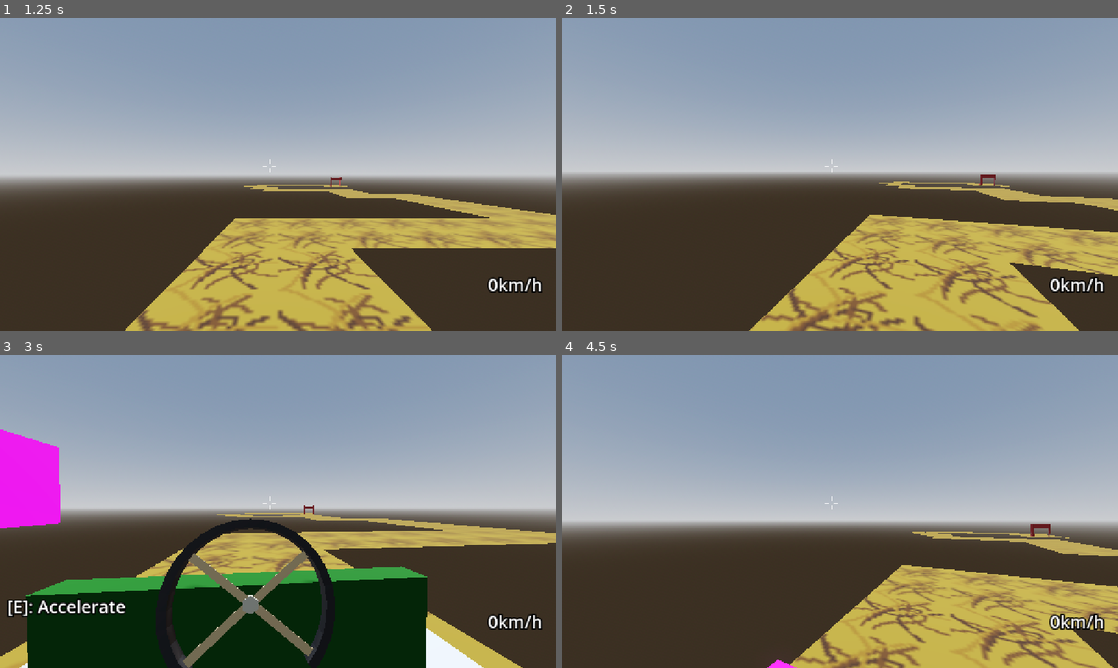
Above: before the commit, frames 1-4 (two rows, left to right).
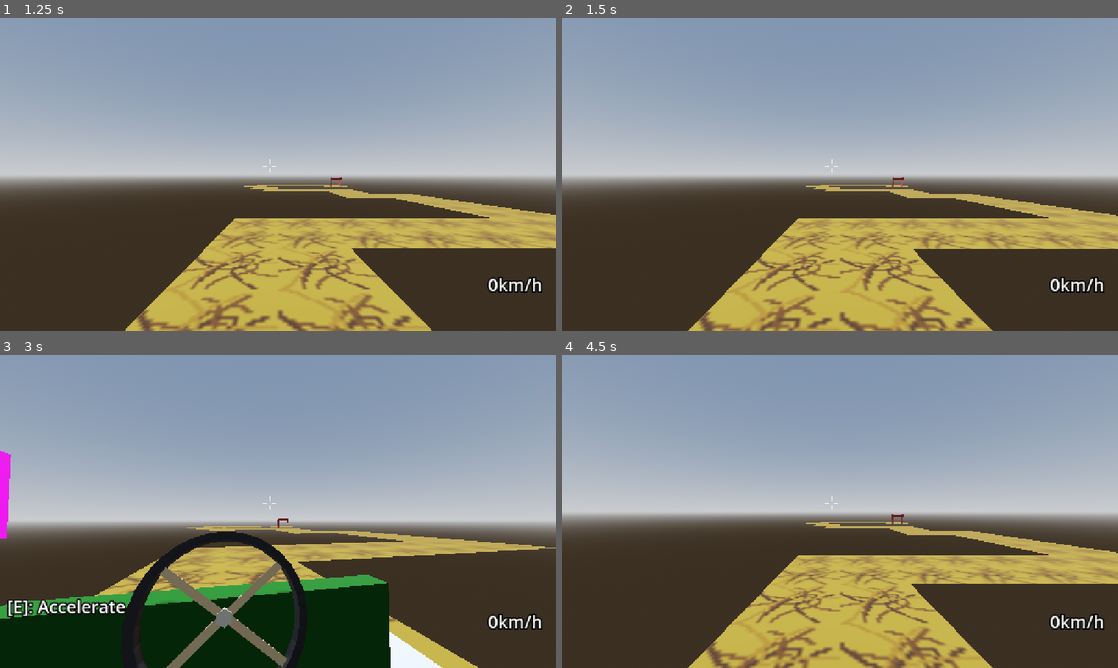
Above: after the commit, the same moments.

Repository: niniren01/drive_and_fire
Game: Godot game, scene res://world.tscn
Two runs of this game, one before a commit and one after it. Both use one fixed random seed, a clock stepped at 60 frames per second and the inputs below.
Inputs (mouse positions are in pixels of both pictures, inside the frame that each line leads up to):
- Up to frame 1 (1.25 s): move the mouse to (305, 174) at 0.52 s; hold R (R) from 0.53 s (still down); tap Space (jump) at 0.77 s; right-click (305, 174) at 0.8 s
- Up to frame 2 (1.5 s): move the mouse to (812, 174) at 1.27 s; release R (R) at 1.28 s; right-click (812, 174) at 1.35 s
- Up to frame 3 (3 s): tap Space (jump) at 1.52 s; tap R (R) at 1.55 s; move the mouse to (289, 505) at 2.02 s; hold Right mouse button (RMB, bound only after the commit) 2.03-2.78 s; tap A (A) at 2.1 s; move the mouse to (272, 517) at 2.77 s; tap D (D) at 2.85 s
- Up to frame 4 (4.5 s): tap Space (jump) at 3.02, 3.77 s; tap R (R) at 3.05 s; move the mouse to (878, 514) at 3.52 s; hold R (R) 3.53-4.28 s; right-click (878, 514) at 3.8 s; move the mouse to (795, 508) at 4.27 s; tap S (S) at 4.35 s

Frame 1 is identical in both runs. In frame 2, 20% of the frame differs, in the area x 0-100%, y 49-100%; in frame 3, 26%; in frame 4, 27%, in the area x 0-100%, y 50-100%.

Commit message:
final version

Diff:
--- a/player/player.gd
+++ b/player/player.gd
@@ -15,10 +15,11 @@
 	if event.is_action_pressed("R"):
 		get_tree().reload_current_scene()
 
-	if event.is_action_pressed("quit"):
+	if event.is_action_pressed("quit") or event.is_action_pressed("RMB"):
 		if Input.mouse_mode != Input.MOUSE_MODE_VISIBLE:
 			Input.mouse_mode = Input.MOUSE_MODE_VISIBLE
 		else:
+			print(1)
 			Input.mouse_mode = Input.MOUSE_MODE_CAPTURED
 
 	if event is InputEventMouseMotion and Input.mouse_mode == Input.MOUSE_MODE_CAPTURED:
--- a/project.godot
+++ b/project.godot
@@ -73,3 +73,8 @@
 "events": [Object(InputEventKey,"resource_local_to_scene":false,"resource_name":"","device":-1,"window_id":0,"alt_press …(191 unchanged characters)…
 ]
 }
+RMB={
+"deadzone": 0.2,
+"events": [Object(InputEventMouseButton,"resource_local_to_scene":false,"resource_name":"","device":-1,"window_id":0,"alt_pressed":false,"shift_pressed":false,"ctrl_pressed":false,"meta_pressed":false,"button_mask":0,"position":Vector2(0, 0),"global_position":Vector2(0, 0),"factor":1.0,"button_index":2,"canceled":false,"pressed":false,"double_click":false,"script":null)
+]
+}
Not shown, changed: export_presets.cfg
